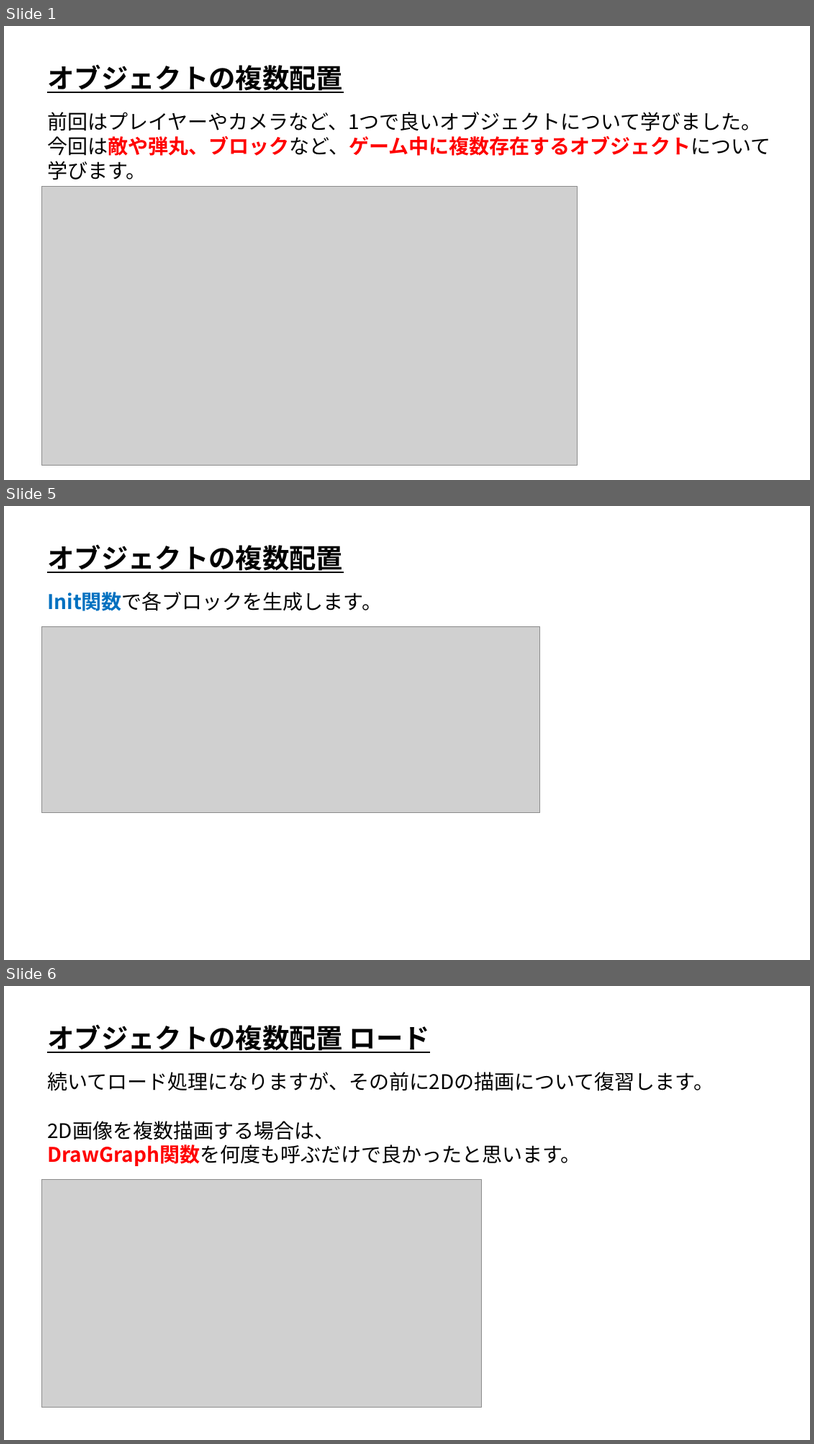
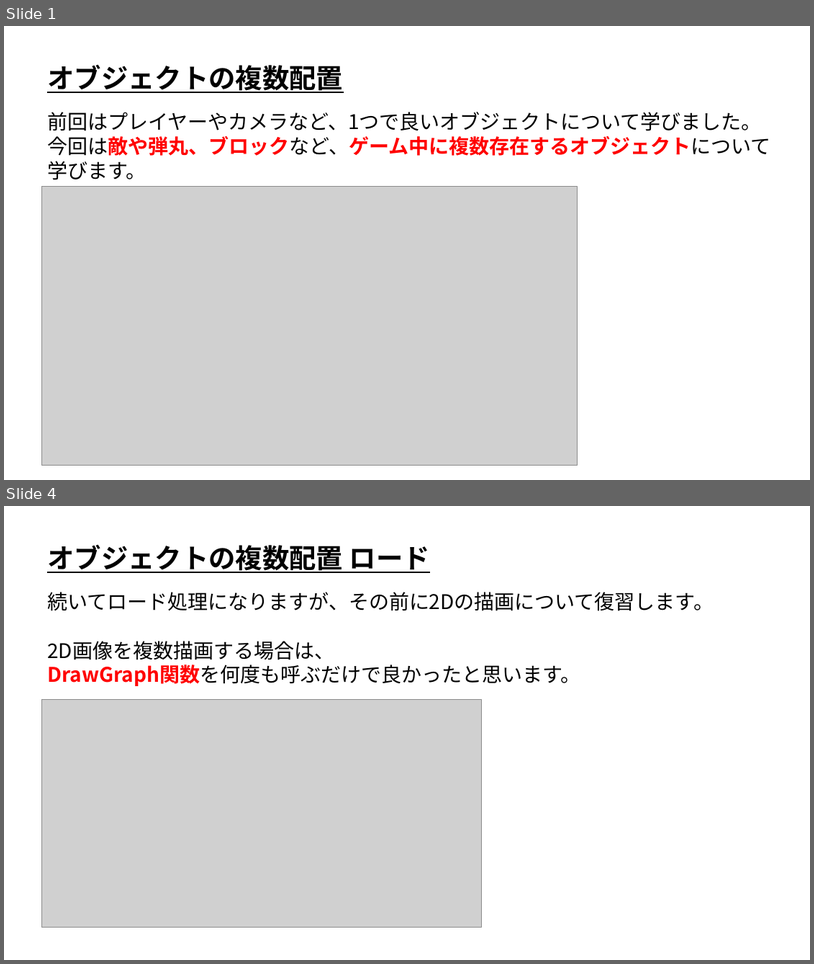
Before and after one commit to ArakiYusuke-Ohara/Textbook, a slide deck: ゲーム科2年/00_前期/ゲーム開発Ⅰ/05_オブジェクトの複数配置.pptx. Shown one above the other, each under a label of ours: slides 1, 5 and 6 before the commit, slides 1 and 4 after it; the slides between them are not shown. The pictures are 814x1444 and 814x964 pixels, drawn with LibreOffice and Linux fonts; fonts in the diff are those of the drawing; grey boxes stand for pictures. Boxes give left, top, right and bottom in pixels: in the first picture for what was removed or moved away, otherwise in the second. Text is boxed around its words. In the diff, an @@ line names an element or a change of style, - is before the commit and + after.

```diff
--- a/ゲーム科2年/00_前期/ゲーム開発Ⅰ/05_オブジェクトの複数配置.pptx
+++ b/ゲーム科2年/00_前期/ゲーム開発Ⅰ/05_オブジェクトの複数配置.pptx
@@ slide 5 removed at [4, 506, 810, 960], background #FFFFFF @@
@@ text removed at [47, 544, 343, 573] @@
-オブジェクトの複数配置
@@ text removed at [47, 592, 382, 611] @@
-Init関数で各ブロックを生成します。
@@ picture removed at [41, 626, 540, 813] @@
@@ what was slide 6 is now slide 4 @@
```
Also in this commit, not shown: 10 slides changed, 2 other slides removed.
